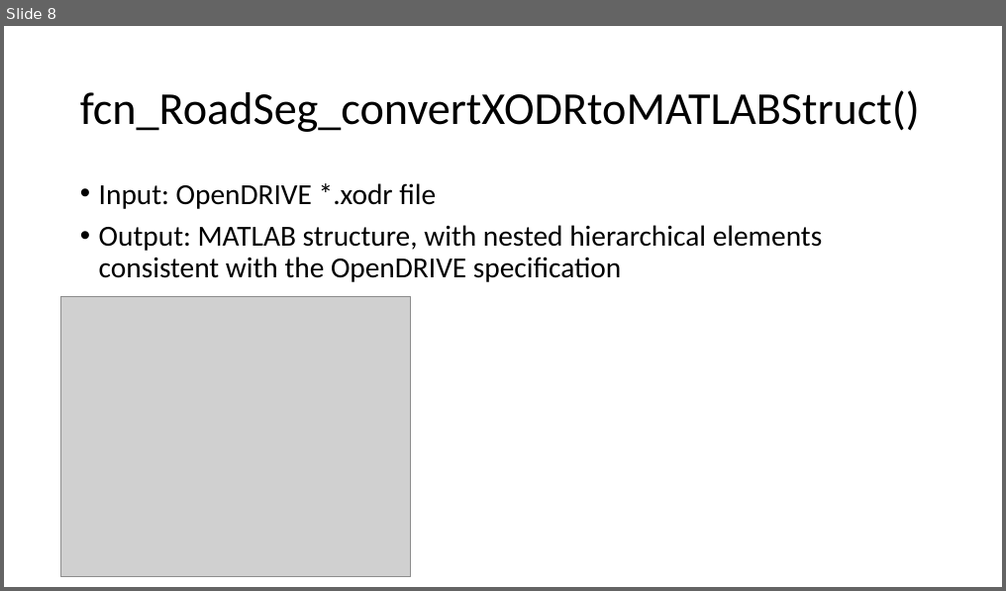
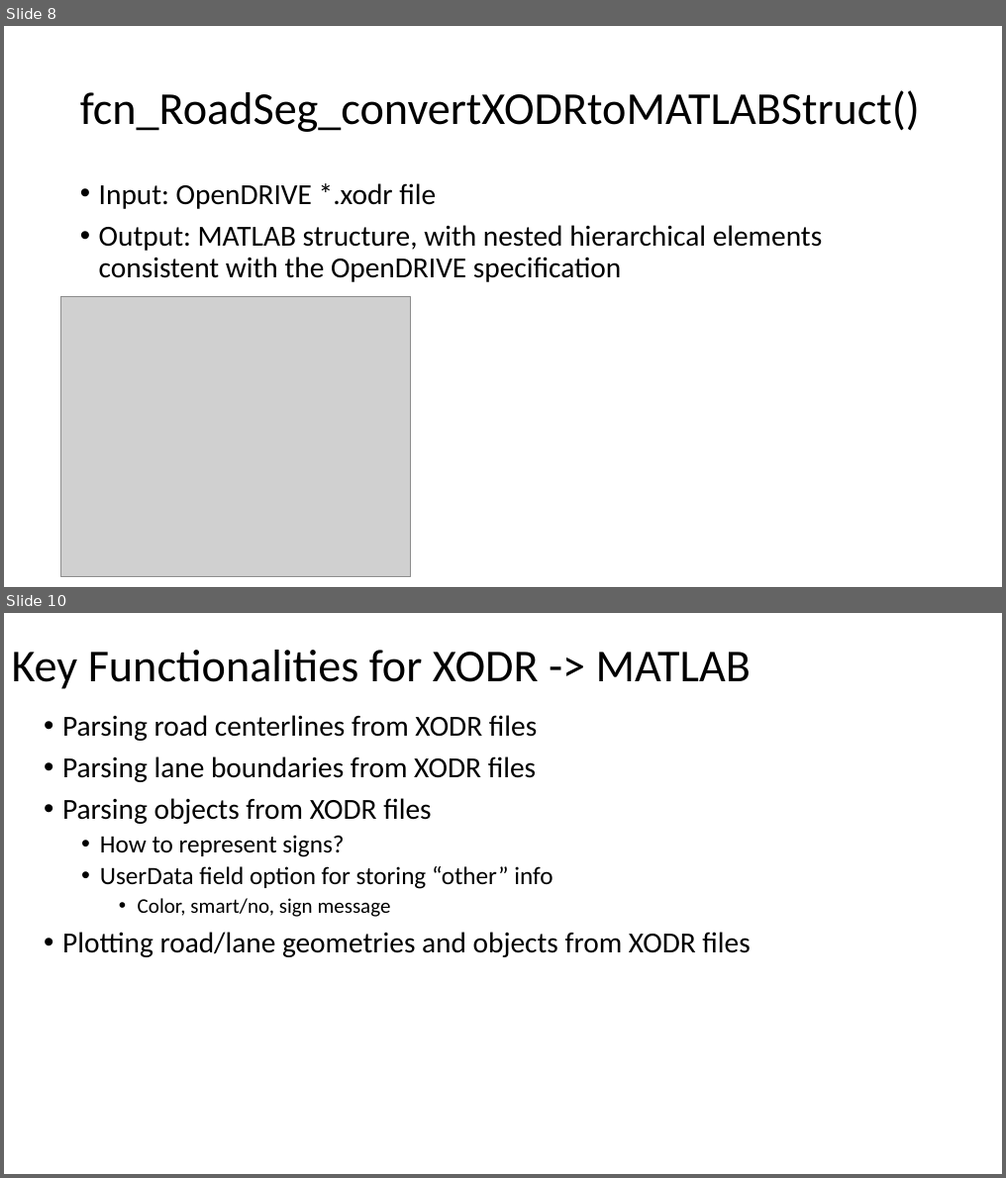
Before and after one commit to ivsg-psu/PathPlanning_MapTools_ParseXODR, a slide deck: Documents/OpenDRIVE-MATLAB.pptx. Shown one above the other, each under a label of ours: slide 8 before the commit, slides 8 and 10 after it; the slides between them are not shown. The pictures are 1006x591 and 1006x1178 pixels, drawn with LibreOffice and Linux fonts; fonts in the diff are those of the drawing; grey boxes stand for pictures. Boxes give left, top, right and bottom in pixels: in the first picture for what was removed or moved away, otherwise in the second. Text is boxed around its words. In the diff, an @@ line names an element or a change of style, - is before the commit and + after.

Commit message:
FIX/DOC: Minor bugfixes and substantial documentation of the MATLAB <-> XODR processes

```diff
--- a/Documents/OpenDRIVE-MATLAB.pptx
+++ b/Documents/OpenDRIVE-MATLAB.pptx
@@ slide 10 added at <box>4,613,1002,1174</box>, background #FFFFFF @@
@@ title added at <box>12,650,750,689</box>, 44 pt, text #000000 @@
+Key Functionalities for XODR -> MATLAB
@@ text added at <box>62,715,749,958</box>, 28 pt, text #000000 @@
+• Parsing road centerlines from XODR files
+• Parsing lane boundaries from XODR files
+• Parsing objects from XODR files
+  • How to represent signs?
+  • UserData field option for storing “other” info
+    • Color, smart/no, sign message
+• Plotting road/lane geometries and objects from XODR files
```
Also in this commit, not shown: 1 slide changed, 10 other slides added, 5 other files.
